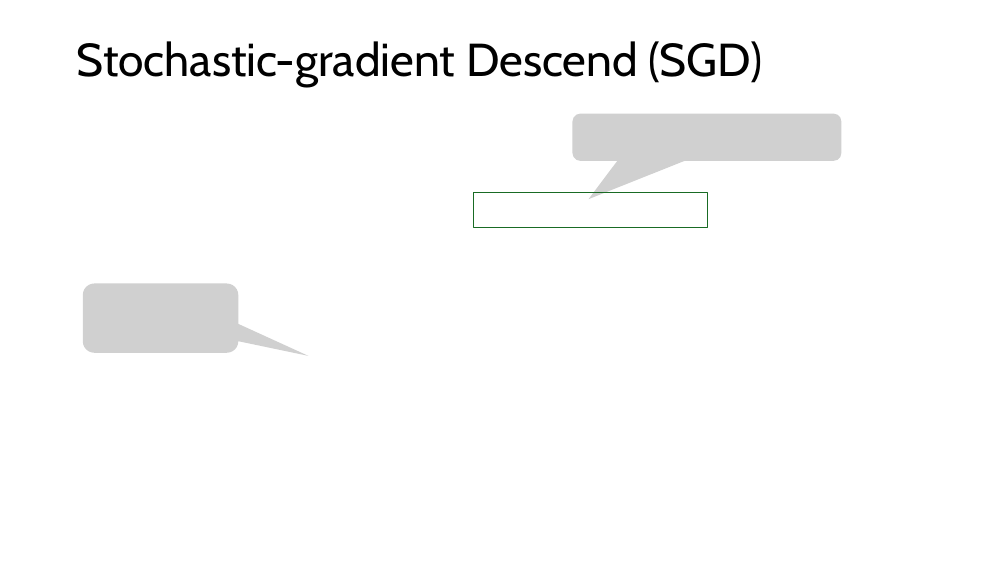
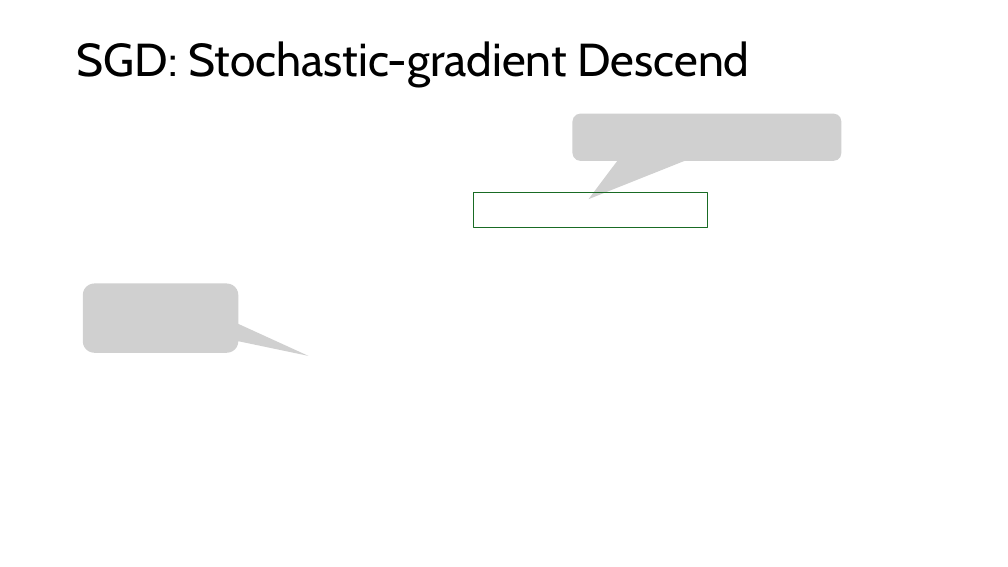
Before and after one commit to mhahsler/Introduction_to_Reinforcement_Learning, a slide deck: slide 11 of slides/Lecture_Chapter09.pptx. Drawn at 1008x567 pixels with LibreOffice and Linux fonts; fonts in the diff are those of the drawing; grey boxes stand for pictures. Boxes give left, top, right and bottom in pixels: in the first picture for what was removed or moved away, otherwise in the second. Text is boxed around its words. In the diff, an @@ line names an element or a change of style, - is before the commit and + after.

```diff
--- a/slides/Lecture_Chapter09.pptx
+++ b/slides/Lecture_Chapter09.pptx
@@ title at box(77, 41, 750, 87): text changed @@
-Stochastic-gradient Descend (SGD)
+SGD: Stochastic-gradient Descend
```
Also in this commit, not shown: 2 other slides changed, 1 other file.
